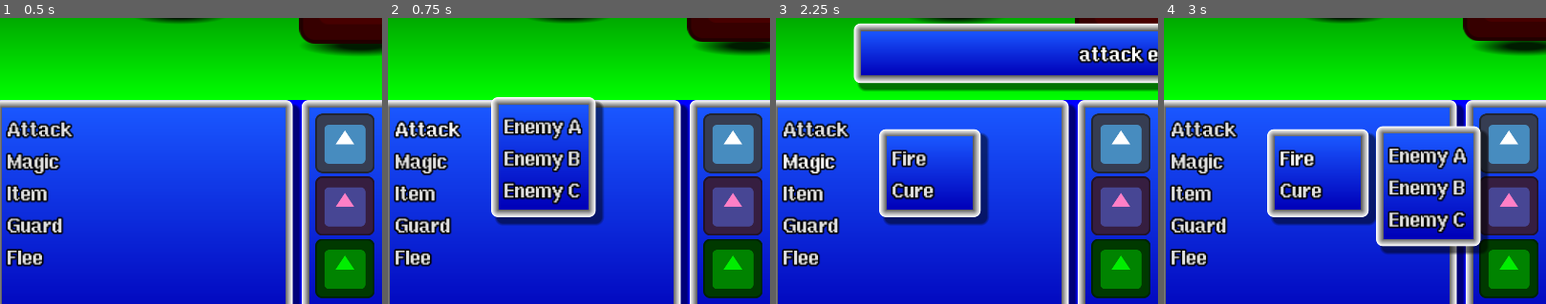
Above: before the commit, frames 1-4 (left to right).
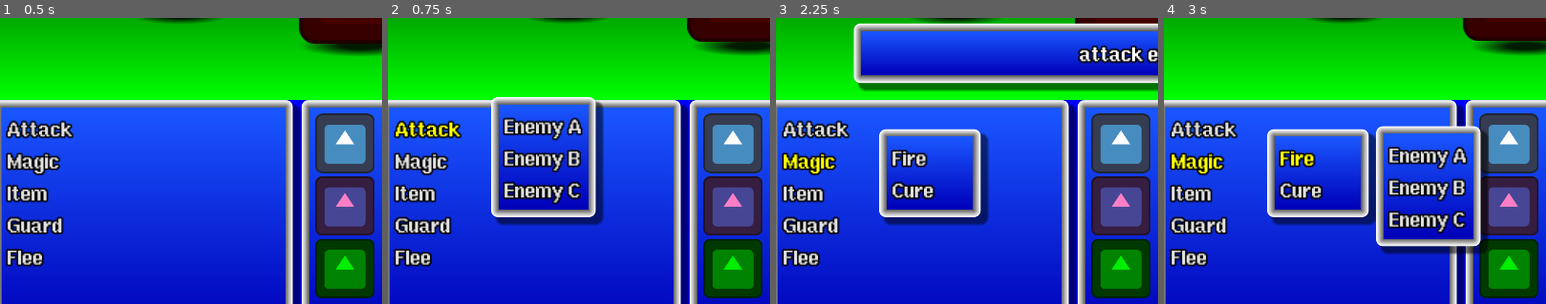
Above: after the commit, the same moments.

Repository: Toxe/godot-modal-dialogs
Game: Godot game, scene res://main.tscn
The game is run twice, just before and just after one commit, with the same random seed, the same clock (stepped at 60 frames per second) and the same inputs. The engine's default icon, where the game draws it, is replaced by a stand-in: a white triangle on a blue panel in a dark square.
Inputs:
- Up to frame 1 (0.5 s): no input
- Up to frame 2 (0.75 s): click "Attack" at 0.5 s
- Up to frame 3 (2.25 s): click "Enemy A" at 1.25 s; click "Magic" at 2 s
- Up to frame 4 (3 s): click "Fire" at 2.75 s
The pictures show only the part of the screen within x 1-51%, y 44-94%; the shares and areas given below are measured in that part.

Frame 1 is identical in both runs. In frame 2, 0.5% of the frame differs, in the area x 2-19%, y 36-42%; in frame 3, 0.5%; in frame 4, 0.8%, in the area x 2-40%, y 46-55%.

Commit message:
Highlight the pressed menu button

Diff:
--- a/T05_ModalDialogs/menu/buttons/sub_menu_button.gd
+++ b/T05_ModalDialogs/menu/buttons/sub_menu_button.gd
@@ -12,6 +12,8 @@
 
 
 func close_dialog(dialog: Dialog) -> void:
+    theme_type_variation = ""
+
     dialog.close()
 
     var parent_menu := get_menu()
@@ -46,3 +48,5 @@
 
     get_menu().disable_mouse_input()
     menu.close.connect(func() -> void: close_dialog(dialog))
+
+    theme_type_variation = "SelectedMenuButton"
